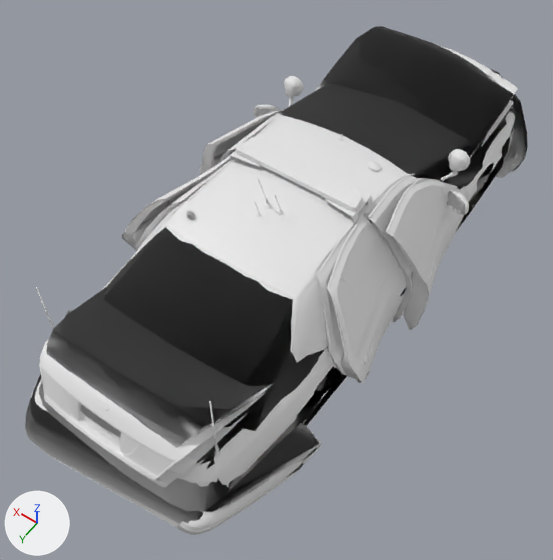
An edit to the Blender file _for developers/Raw Model Files/blender/uvpd_patrol.blend, drawn before and after from the same camera.
The view is the same before and after, from a 50 mm camera at (-106.0, 175.0, 251.0) aimed at (-1.0, 27.0, 20.0). The axes (+X, +Y, +Z) are drawn at lower left. The lights are the same throughout. The first picture is the older version. Materials are left out; every surface is plain grey.

Before the edit, the objects in view are built like this:
```python
ob_frbumper = bpy.data.objects.new('frbumper', me_frbumper)
ob_frbumper.location = (0.0, 0.0, 0.0)
ob_frbumper_1 = bpy.data.objects.new('frbumper_1', me_frbumper_001)
ob_frbumper_1.location = (0.0, 0.0, 0.0)
ob_frbumper_physics = bpy.data.objects.new('frbumper_physics', me_frbumper_physics)
ob_frbumper_physics.location = (0.0, 0.0, 0.0)
ob_hood = bpy.data.objects.new('hood', me_hood)
ob_hood.location = (0.0, 0.0, 0.0)
ob_hood_1 = bpy.data.objects.new('hood_1', me_hood_001)
ob_hood_1.location = (0.0, 0.0, 0.0)
ob_hood_2 = bpy.data.objects.new('hood_2', me_hood_002)
ob_hood_2.location = (0.0, 0.0, 0.0)
ob_hood_physics = bpy.data.objects.new('hood_physics', me_hood_physics)
ob_hood_physics.location = (0.0, 0.0, 0.0)
ob_rebumper = bpy.data.objects.new('rebumper', me_rebumper)
ob_rebumper.location = (0.0, 0.0, 0.0)
ob_uv_fordcrownvic_physics = bpy.data.objects.new('uv_fordcrownvic_physics', me_uv_fordcrownvic_physics)
ob_uv_fordcrownvic_physics.location = (0.0, 0.0, 0.0)
# also in view: 'trunk_2' at (0.0, 96.0, 45.0); 'base' at (0.0, 3.0, 39.0); 'rebumper_physics' at (0.0, 101.0, 12.0); 'doorleft_2' at (42.0, -15.0, 32.0); 'policesiren' at (0.0, 12.0, 62.0)
```
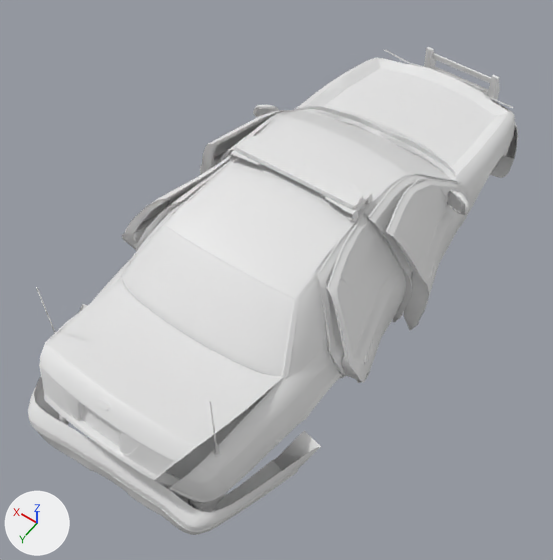
Diff of the bpy script that builds the scene:
```diff
--- a/_for developers/Raw Model Files/blender/uvpd_patrol.blend.py
+++ b/_for developers/Raw Model Files/blender/uvpd_patrol.blend.py
@@ ob_frbumper @@
 ob_frbumper.location = (0.0, 0.0, 0.0)
+ob_frbumper.hide_set(True)
@@ ob_frbumper_1 @@
 ob_frbumper_1.location = (0.0, 0.0, 0.0)
+ob_frbumper_1.hide_set(True)
@@ ob_frbumper_physics @@
 ob_frbumper_physics.location = (0.0, 0.0, 0.0)
+ob_frbumper_physics.hide_set(True)
@@ ob_hood @@
 ob_hood.location = (0.0, 0.0, 0.0)
+ob_hood.hide_set(True)
@@ ob_hood_1 @@
 ob_hood_1.location = (0.0, 0.0, 0.0)
+ob_hood_1.hide_set(True)
@@ ob_hood_2 @@
 ob_hood_2.location = (0.0, 0.0, 0.0)
+ob_hood_2.hide_set(True)
@@ ob_hood_physics @@
 ob_hood_physics.location = (0.0, 0.0, 0.0)
+ob_hood_physics.hide_set(True)
@@ ob_rebumper @@
 ob_rebumper.location = (0.0, 0.0, 0.0)
+ob_rebumper.hide_set(True)
@@ ob_rebumper_1 @@
 ob_rebumper_1.location = (0.0, 0.0, 0.0)
+ob_rebumper_1.hide_set(True)  # its collection is switched off
@@ ob_rebumper_physics @@
 ob_rebumper_physics.location = (0.0, 0.0, 0.0)
+ob_rebumper_physics.hide_set(True)
@@ ob_trunk @@
 ob_trunk.location = (0.0, 0.0, 0.0)
+ob_trunk.hide_set(True)
@@ ob_trunk_1 @@
 ob_trunk_1.location = (0.0, 0.0, 0.0)
+ob_trunk_1.hide_set(True)
@@ ob_trunk_physics @@
 ob_trunk_physics.location = (0.0, 0.0, 0.0)
+ob_trunk_physics.hide_set(True)
@@ ob_uv_fordcrownvic_physics @@
 ob_uv_fordcrownvic_physics.location = (0.0, 0.0, 0.0)
+ob_uv_fordcrownvic_physics.hide_set(True)
```

Changed parts and their boxes (x1, y1, x2, y2) in the pictures (553 x 560 px):
'uv_fordcrownvic_physics', hidden
    before: (39, 84, 515, 513)
'trunk_physics', hidden
    before: (46, 285, 272, 448)
'hood_physics', hidden
    before: (315, 26, 513, 157)
'rebumper_physics', hidden
    before: (25, 310, 321, 527)
'trunk_1', hidden
    before: (125, 416, 244, 488)
'frbumper_physics', hidden
    before: (491, 69, 528, 173)
'hood_2', hidden (mostly hidden)
    before: (438, 45, 518, 140)
'hood_1', hidden (mostly hidden)
    before: (482, 100, 514, 146)
'rebumper_1', hidden (mostly hidden)
    before: (35, 378, 314, 512)
'trunk', hidden (mostly hidden)
    before: (178, 459, 205, 480)
'frbumper_1', hidden (mostly hidden)
    before: (499, 111, 511, 175)
'frbumper', hidden (mostly hidden)
    before: (496, 73, 510, 157)
'trunk_2', unchanged, uncovered by the edit
    before: (39, 339, 266, 480)
    after: (39, 278, 283, 480)
'rebumper_2', unchanged, uncovered by the edit
    before: (30, 398, 321, 535)
    after: (28, 304, 321, 535)
'frbumper_2', unchanged, uncovered by the edit
    before: (496, 107, 517, 178)
    after: (383, 47, 518, 178)
